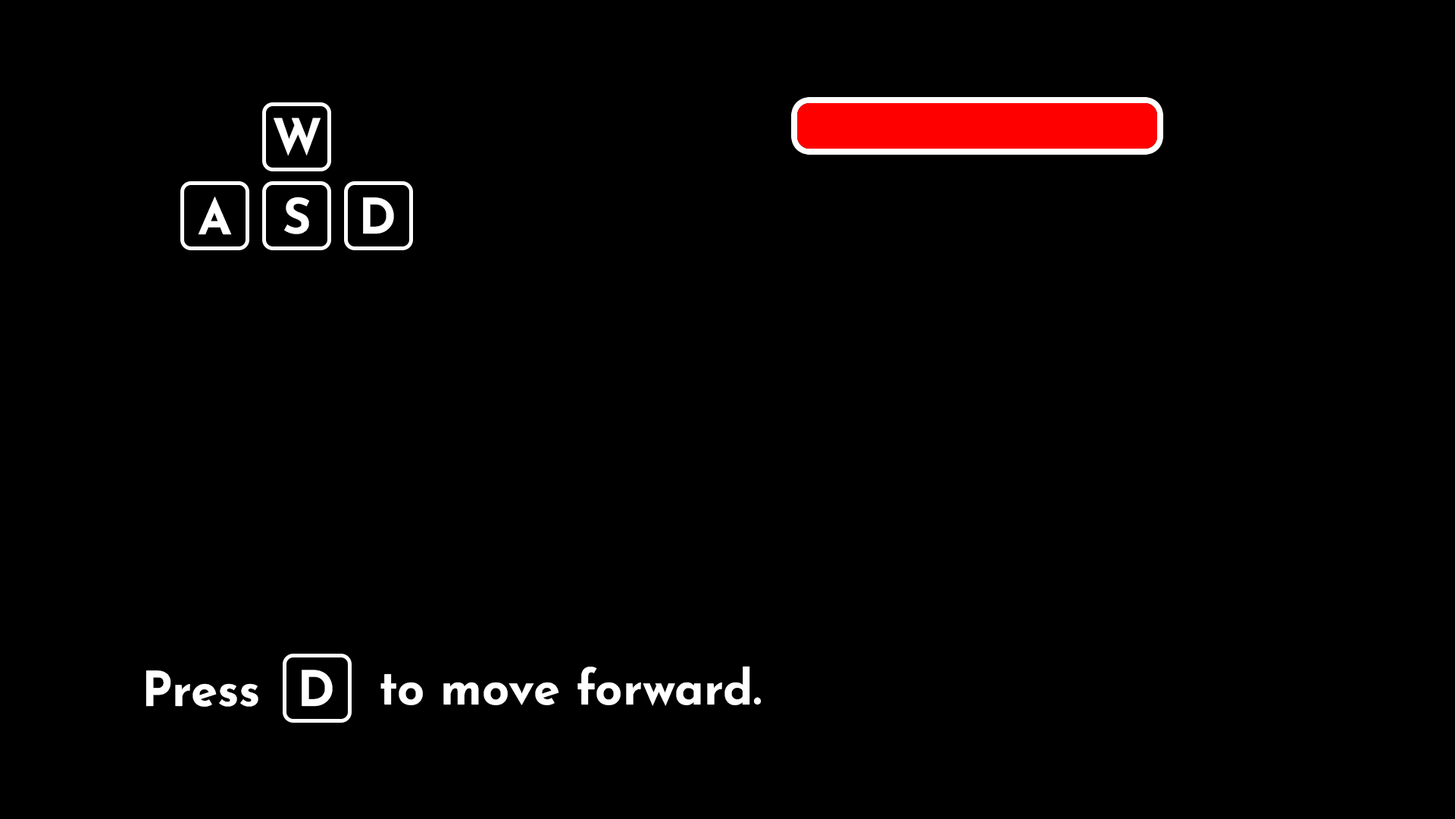
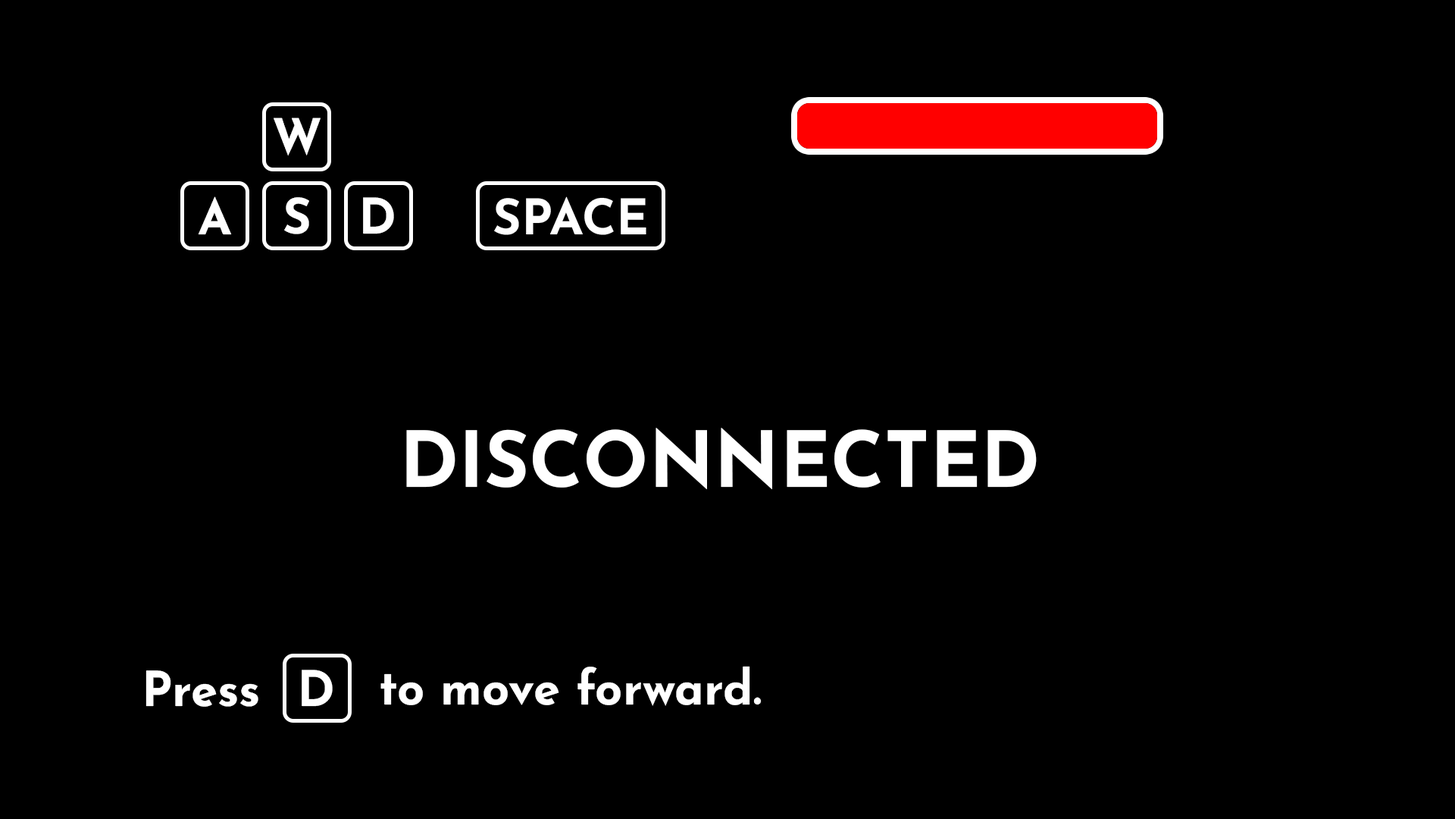
Revision of a layered (1455, 819) image; what changed, layer by layer:
added layer "DISCONNECTED" above "space_key" over [406, 427, 1037, 490]
added layer "space_key" above "tooltip" over [476, 181, 666, 251]
